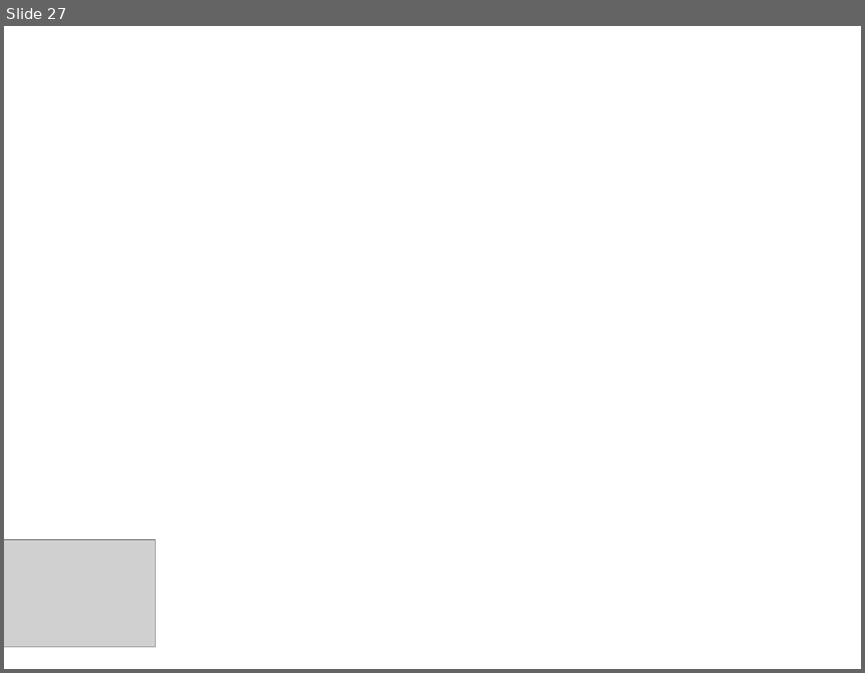
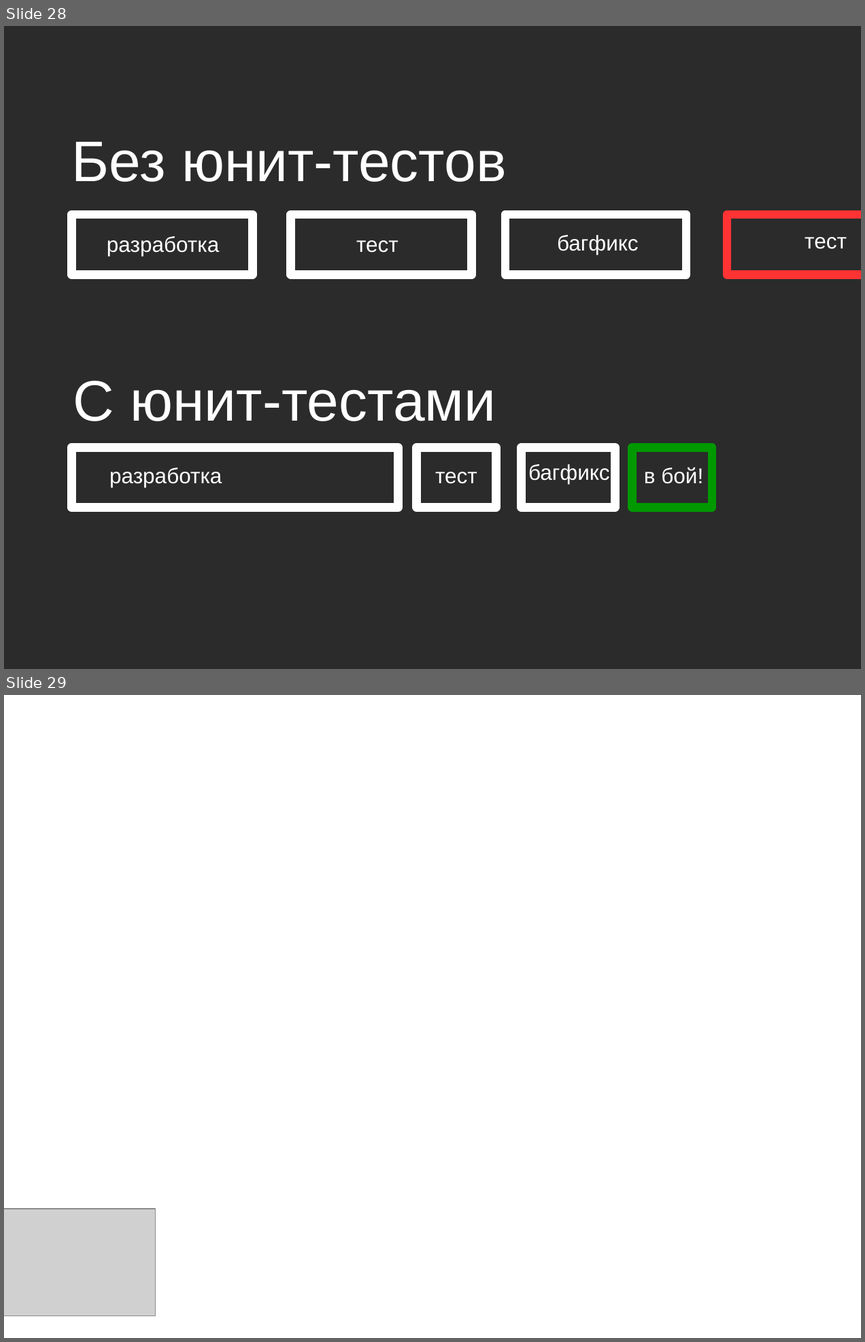
Before and after one commit to asolntsev/presentations, a slide deck: ui-tests/the_fast_and_the_continuous.sqadays2014.odp. Shown one above the other, each under a label of ours: slide 27 before the commit, slides 28 and 29 after it. The pictures are 865x673 and 865x1342 pixels, drawn with LibreOffice and Linux fonts; fonts in the diff are those of the drawing; grey boxes stand for pictures; background and template pictures are left out; a plain dark background stands for a picture behind light text. Boxes give left, top, right and bottom in pixels: in the first picture for what was removed or moved away, otherwise in the second. Text is boxed around its words. In the diff, an @@ line names an element or a change of style, - is before the commit and + after.

```diff
--- a/ui-tests/the_fast_and_the_continuous.sqadays2014.odp
+++ b/ui-tests/the_fast_and_the_continuous.sqadays2014.odp
@@ slide 28 added at (4, 26, 861, 669), background picture (left out) @@
@@ text added at (71, 142, 507, 182), 48 pt, text #FFFFFF @@
+Без юнит-тестов
@@ rectangle added at (72, 214, 252, 274), outline #FFFFFF 7.2 pt @@
@@ rectangle added at (291, 214, 472, 274), outline #FFFFFF 7.2 pt @@
@@ rectangle added at (505, 214, 686, 274), outline #FFFFFF 7.2 pt @@
@@ rectangle added at (727, 214, 861, 274), outline #FF3333 7.2 pt @@
@@ text added at (107, 236, 219, 256), 18 pt, text #FFFFFF @@
+разработка
@@ text added at (356, 240, 398, 252), 18 pt, text #FFFFFF @@
+тест
@@ text added at (557, 235, 638, 254), 18 pt, text #FFFFFF @@
+багфикс
@@ text added at (804, 237, 847, 249), 18 pt, text #FFFFFF @@
+тест
@@ text added at (73, 380, 496, 421), 48 pt, text #FFFFFF @@
+С юнит-тестами
@@ rectangle added at (72, 448, 398, 507), outline #FFFFFF 7.2 pt @@
@@ rectangle added at (417, 447, 496, 507), outline #FFFFFF 7.2 pt @@
@@ rectangle added at (521, 447, 615, 507), outline #FFFFFF 7.2 pt @@
@@ rectangle added at (632, 447, 712, 507), outline #009900 7.2 pt @@
@@ text added at (109, 467, 222, 487), 18 pt, text #FFFFFF @@
+разработка
@@ text added at (435, 471, 477, 484), 18 pt, text #FFFFFF @@
+тест
@@ text added at (528, 464, 610, 484), 18 pt, text #FFFFFF @@
+багфикс
@@ text added at (644, 467, 703, 484), 18 pt, text #FFFFFF @@
+в бой!
@@ what was slide 27 is now slide 29 @@
```
Also in this commit, not shown: 6 other slides added, 3 slides removed.
